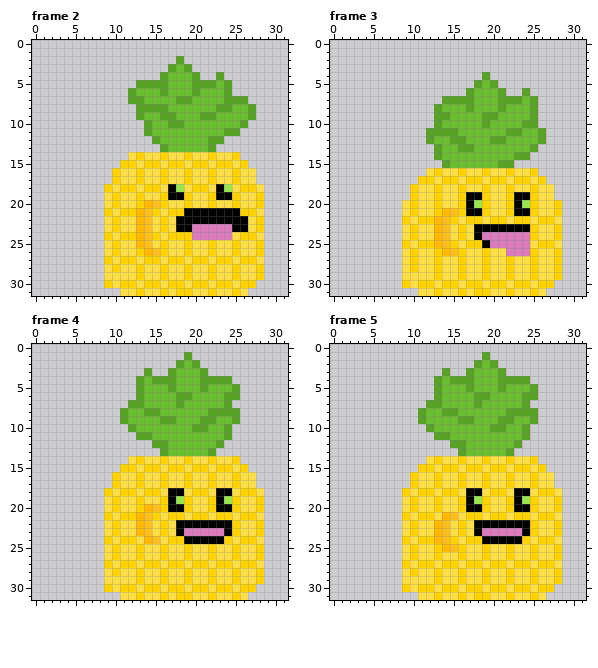
Pixel-art file, stored at Textures/Characters/Player2/Player_2_Eat.aseprite. This is how it looked before the edit.
32x32 pixels, 9 frames. Shown: frame 2, frame 3, frame 4, frame 5. The commit also changed other frames, which this record leaves out.
New version:
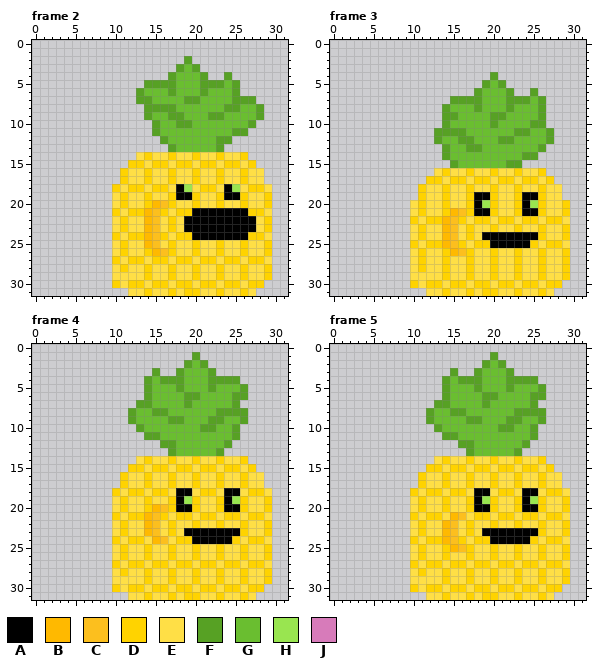
Palette (. is transparent): A #000000  B #ffb900  C #fcbf1e  D #ffd300  E #ffdf46  F #57a124  G #6abe30  H #99e550  J #d77bba
Edits made:
Changed rows in their new state; - is an unchanged pixel.
Frame 2:
first column x 9:
 2 ---------.F----------
 3 --------.FGF---------
 4 -------.F--GF-.F-----
 5 ----.---F--G--FGF----
 6 ---.F--GF--GF--GF----
 7 ---.-F---G-F---G--F--
 8 ----.---F-----G-F-GF-
 9 ----.F-G-F--G-F---GF-
10 -----.F-G-F------GF--
11 -----.F--------G-F---
12 ------.F-----G-F-----
13 -------.F----GF------
14 ---.ED-ED-ED-ED-ED---
15 --.-DE-DE-DE-DE-DED--
16 -.D-ED-ED-ED-ED-ED-E-
17 -.D-ED-ED-ED-ED-ED-E-
18 .DE-DE-DEAHE-DEAHE-DE
19 .ED-ED-ED-AD-ED-AD-ED
20 .ED-EDBCD-ED-ED-ED-ED
21 .DE-DBCDE-D------A-DE
22 .ED-EBCEDE--------AED
23 .ED-EBCEDE-AAAAA--AED
24 .DE-DBCDE--AAAAAAA-DE
25 .ED-EBCED-ED-ED-ED-ED
26 .ED-EDBCD-ED-ED-ED-ED
27 .DE-DE-DE-DE-DE-DE-DE
28 .ED-ED-ED-ED-ED-ED-ED
29 .---ED-ED-ED-ED-ED-ED
30 .DE-DE-DE-DE-DE-DE-D-
31 --.-ED-EDE-D-ED-EDE--
Frame 3:
first column x 9:
 4 ----------.F---------
 5 ---------.FGF--------
 6 --------.F--GF-.F----
 7 -----.---F--G--FGF---
 8 ----.F--GF--GF--GF---
 9 ----.-F---G-F---GF---
10 ----.F----GF---G-F---
11 ---.---F-----G-F-GF--
12 ---.F-G-F--G-F---GF--
13 ----.F-G-F------GF---
14 ----.F--------G-F----
15 -----.F-----G-F------
16 ---.ED-ED-ED-ED-ED---
17 --.-DE-DE-DE-DE-DED--
18 -.D-ED-ED-ED-ED-ED-E-
19 -.D-ED-ED-AD-ED-AD-E-
20 .ED-ED-EDAHD-EDAHD-ED
21 .ED-EDBCD-AD-ED-AD-ED
22 .DE-DBCDE-DE-DE-DE-DE
23 .ED-EBCEDEEDEEDEED-ED
24 .ED-EBCEDEAAAAAAAD-ED
25 .DE-DBCDE-DAAAAADE-DE
26 .ED-EDBCD-ED-EDEED-ED
27 .ED-ED-ED-ED-ED-ED-ED
28 .ED-ED-ED-ED-ED-ED-ED
29 .---ED-ED-ED-ED-ED-ED
30 .DE-DE-DE-DE-DE-DE-D-
31 --.-ED-EDE-D-ED-EDE--
Frame 4:
first column x 9:
 1 ----------.F---------
 2 ---------.FGF--------
 3 -----.F-.F--GF-------
 4 ----.FG--F--G---F----
 5 ----.F--GF--GF--GF---
 6 ----.F---G-F---G-F---
 7 ---.-F---GF----GF----
 8 --.F-G-F-----G---F---
 9 --.F---G-F--G-F-GF---
10 ---.F------G-F-GF----
11 ----.-F--------GF----
12 ------.-F-----GF-----
13 -------.F----GF------
14 ---.ED-ED-ED-ED-ED---
15 --.-DE-DE-DE-DE-DED--
16 -.D-ED-ED-ED-ED-ED-E-
17 -.D-ED-ED-ED-ED-ED-E-
18 .DE-DE-DE-AE-DE-AE-DE
19 .ED-ED-EDAHD-EDAHD-ED
20 .ED-EDBCD-AD-ED-AD-ED
21 .DE-DBCDE-DE-DE-DE-DE
22 .ED-EBCEDEEDEEDEED-ED
23 .ED-EBCEDEAAAAA-AD-ED
24 .DE-DEBCE-D----ADE-DE
25 .ED-ED-ED-ED-ED-ED-ED
26 .ED-ED-ED-ED-ED-ED-ED
27 .DE-DE-DE-DE-DE-DE-DE
28 .ED-ED-ED-ED-ED-ED-ED
29 .---ED-ED-ED-ED-ED-ED
30 .DE-DE-DE-DE-DE-DE-D-
31 --.-ED-EDE-D-ED-EDE--
Frame 5:
first column x 9:
 1 ----------.F---------
 2 ---------.FGF--------
 3 -----.F-.F--GF-------
 4 ----.FG--F--G---F----
 5 ----.F--GF--GF--GF---
 6 ----.F---G-F---G-F---
 7 ---.-F---GF----GF----
 8 --.F-G-F-----G---F---
 9 --.F---G-F--G-F-GF---
10 ---.F------G-F-GF----
11 ----.-F--------GF----
12 ------.-F-----GF-----
13 -------.F----GF------
14 ---.ED-ED-ED-ED-ED---
15 --.-DE-DE-DE-DE-DED--
16 -.D-ED-ED-ED-ED-ED-E-
17 -.D-ED-ED-ED-ED-ED-E-
18 .DE-DE-DE-AE-DE-AE-DE
19 .ED-ED-EDAHD-EDAHD-ED
20 .ED-ED-ED-AD-ED-AD-ED
21 .DE-DEBCE-DE-DE-DE-DE
22 .ED-EBCEDEEDEEDEED-ED
23 .ED-EBCEDEAAAAA-AD-ED
24 .DE-DBCDE-D----ADE-DE
25 .ED-EDBCD-ED-ED-ED-ED
26 .ED-ED-ED-ED-ED-ED-ED
27 .DE-DE-DE-DE-DE-DE-DE
28 .ED-ED-ED-ED-ED-ED-ED
29 .---ED-ED-ED-ED-ED-ED
30 .DE-DE-DE-DE-DE-DE-D-
31 --.-ED-EDE-D-ED-EDE--
